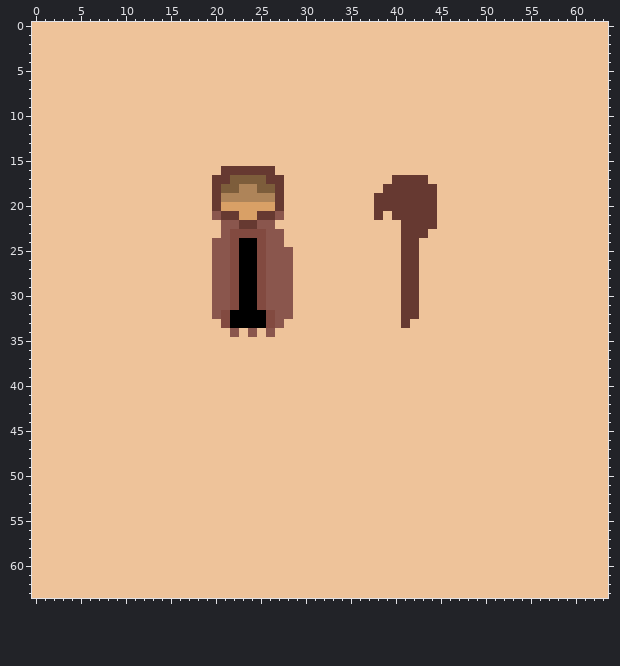
Pixel-art sprite, stored at Pestilence/Assets/PixelArt/2022-06-07_22.35.49.png. Above is the file before it was changed.
The file is 64x64 pixels.
After the commit:
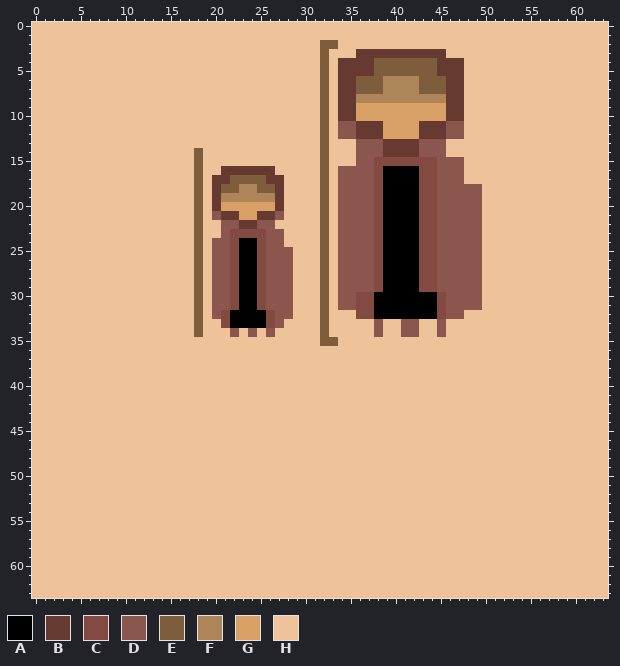
Palette (. is transparent): A #000000  B #663931  C #824a40  D #8a564d  E #7d5d3b  F #ae8459  G #d9a066  H #eec39a
Difference:
Colour B gives way to colour A in row 17 at x 40 to 42; in rows 18 to 20 at x 39 to 42; in row 21 at x 40 to 42; in rows 22 to 32 at x 41 to 42.
Colour H gives way to colour A in row 16 at x 39 to 42; in row 17 at x 39; in row 21 at x 39; in rows 22 to 29 at x 39 to 40; in rows 30 to 32 at x 38 to 40 and 43 to 44.
Colour H gives way to colour B in row 3 at x 36 to 45; in rows 4 to 5 at x 34 to 37 and 45 to 47; in rows 6 to 10 at x 34 to 35 and 46 to 47; in rows 11 to 12 at x 36 to 38 and 43 to 45; in rows 13 to 14 at x 39 to 42.
Colour B gives way to colour C in row 17 at x 43; in row 18 at x 43 to 44; in rows 19 to 21 at x 38 and 43 to 44; in row 22 at x 43 to 44; in row 23 at x 43.
Colour H gives way to colour C in row 15 at x 38 to 44; in row 16 at x 38 and 43 to 44; in row 17 at x 38 and 44; in row 18 at x 38; in row 22 at x 38; in row 23 at x 38 and 44.
Colour H gives way to colour C in rows 24 to 29 at x 38 and 43 to 44; in rows 30 to 32 at x 36 to 37 and 45.
Colour B gives way to colour D in row 33 at x 41.
Colour H gives way to colour D in rows 11 to 12 at x 34 to 35 and 46 to 47; in rows 13 to 14 at x 36 to 38 and 43 to 45; in row 15 at x 36 to 37 and 45 to 47; in rows 16 to 17 at x 34 to 37 and 45 to 47; in rows 18 to 29 at x 34 to 37 and 45 to 49; in rows 30 to 31 at x 34 to 35 and 46 to 49.
Colour H gives way to colour D in row 32 at x 46 to 47; in row 33 at x 38, 42 and 45; in row 34 at x 38, 41 to 42 and 45.
Colour H gives way to colour E in row 2 at x 32 to 33; in row 3 at x 32; in rows 4 to 5 at x 32 and 38 to 44; in rows 6 to 7 at x 32, 36 to 38 and 43 to 45; in rows 8 to 13 at x 32; in rows 14 to 34 at x 18 and 32.
Colour H gives way to colour E in row 35 at x 32 to 33.
Colour H gives way to colour F in rows 6 to 7 at x 39 to 42; in row 8 at x 36 to 45.
Colour H gives way to colour G in rows 9 to 10 at x 36 to 45; in rows 11 to 12 at x 39 to 42.
Where, in picture pixels (left, top, right, bottom), the same in both pictures:
changed: (320, 40, 482, 346)
changed: (194, 148, 203, 337)
